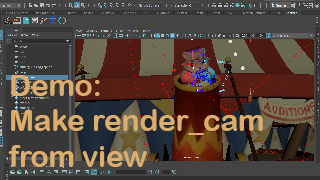
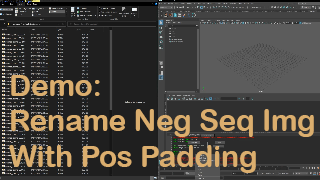
Layers edited between the first and the second 320x180 image:
renamed "Demo: Make render_cam from view" to "Demo: Rename Neg Seq Img With Pos Padding", painted on it over [left=8, top=75, right=314, bottom=173]
added layer "Layer 10" above "Layer 9" over [left=0, top=0, right=320, bottom=180]
